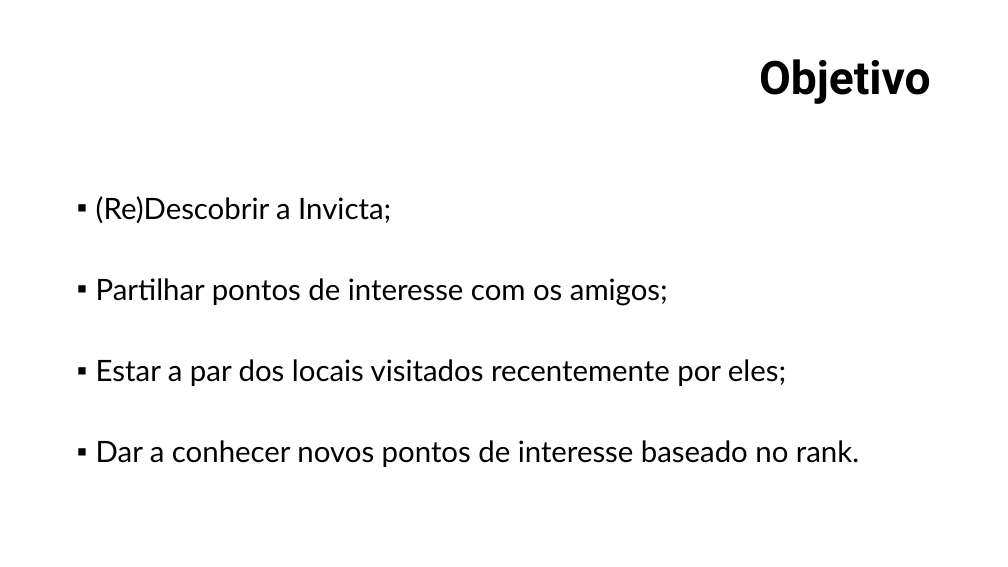
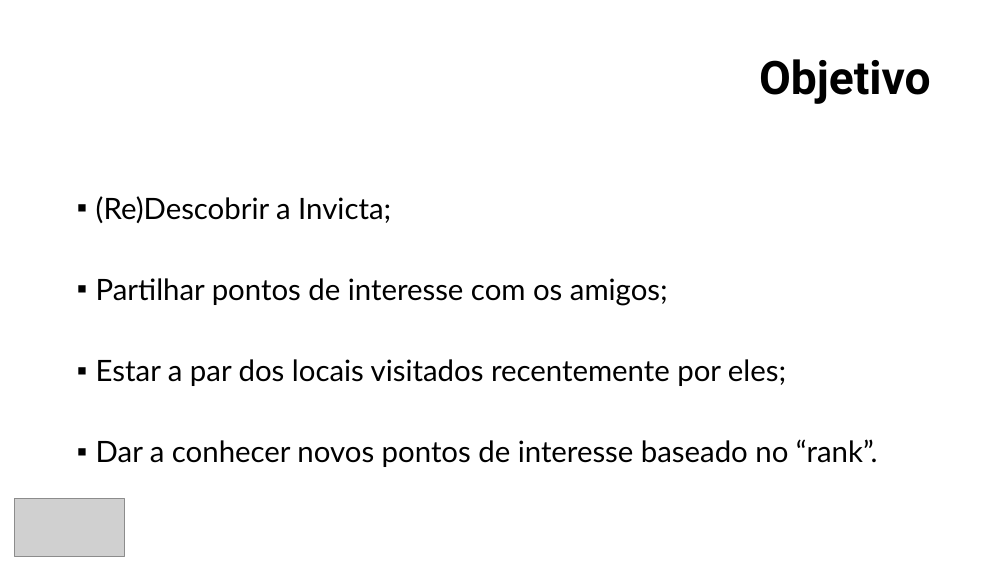
Before and after one commit to gtugablue/iseeporto, a slide deck: slide 3 of Resources/Documents/Apresentação.pptx. Drawn at 1008x567 pixels with LibreOffice and Linux fonts; fonts in the diff are those of the drawing; grey boxes stand for pictures; background and template pictures are left out. Boxes give left, top, right and bottom in pixels: in the first picture for what was removed or moved away, otherwise in the second. Text is boxed around its words. In the diff, an @@ line names an element or a change of style, - is before the commit and + after.

```diff
--- a/Resources/Documents/Apresentação.pptx
+++ b/Resources/Documents/Apresentação.pptx
@@ text at <box>96,439,878,467</box>: text changed @@
-▪ Dar a conhecer novos pontos de interesse baseado no rank.
+▪ Dar a conhecer novos pontos de interesse baseado no “rank”.
@@ picture added at <box>14,498,124,557</box> @@
```
Also in this commit, not shown: 4 other slides changed, 1 slide added, 1 slide removed.
